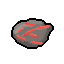
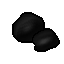
The second 64×64 image is a revision of the first. Changes to its layers:
showed "Coal Outline" over (12, 12, 60, 52)
showed "Coal Background" over (13, 12, 59, 52)
removed layer "Visible #1" over (11, 18, 54, 49)
